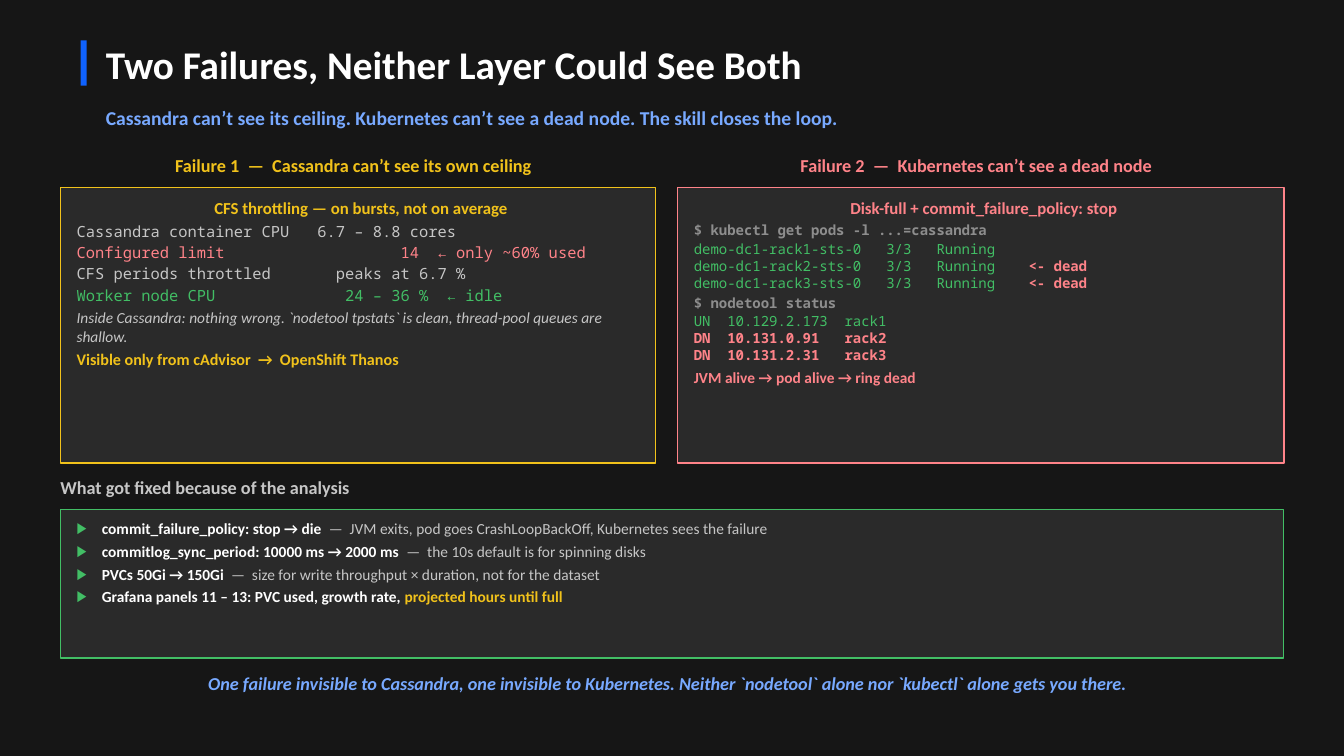
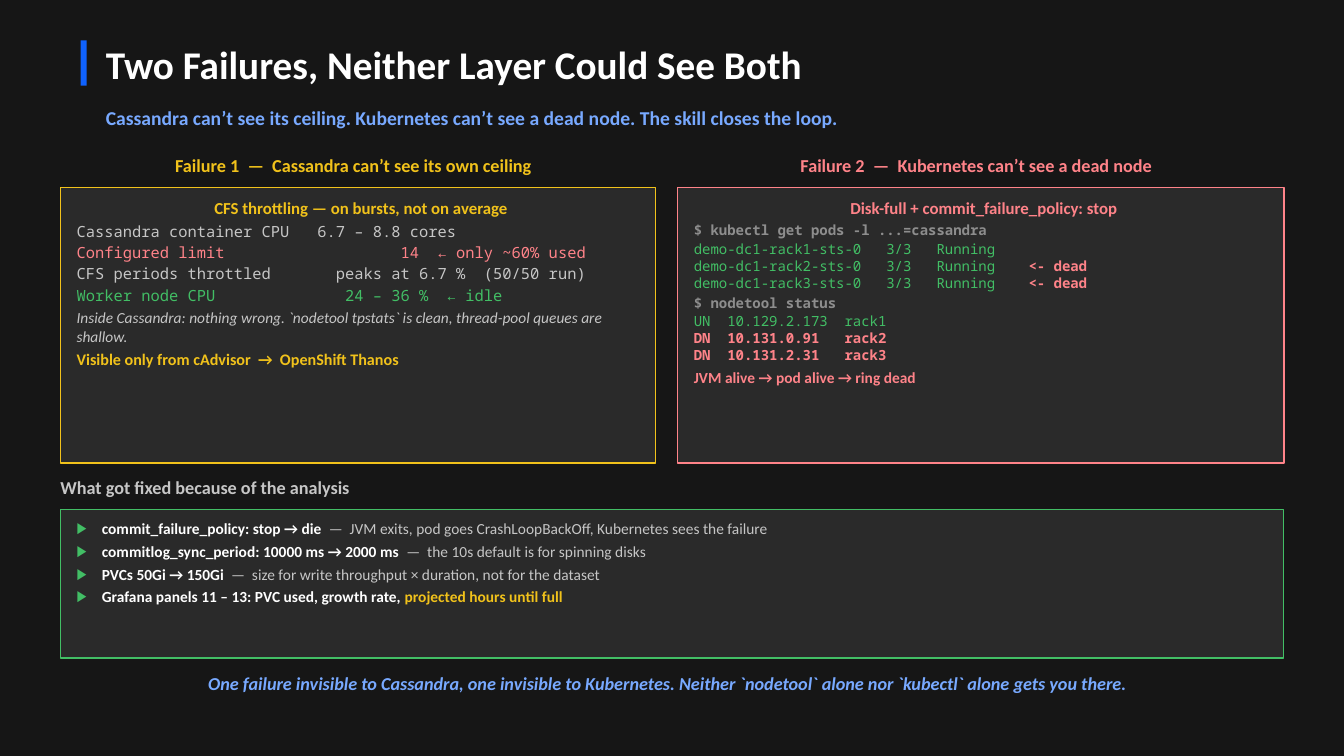
Before and after one commit to jamesc127/k8ssandra-mcp-workshop, a slide deck: slide 17 of k8ssandra-reference-architecture.pptx. Drawn at 1344x756 pixels with LibreOffice and Linux fonts; fonts in the diff are those of the drawing. Boxes give left, top, right and bottom in pixels: in the first picture for what was removed or moved away, otherwise in the second. Text is boxed around its words. In the diff, an @@ line names an element or a change of style, - is before the commit and + after.

```diff
--- a/k8ssandra-reference-architecture.pptx
+++ b/k8ssandra-reference-architecture.pptx
@@ text in rectangle at (x1=77, y1=267, x2=586, y2=283): text changed @@
-CFS periods throttled peaks at 6.7 %
+CFS periods throttled peaks at 6.7 % (50/50 run)
```
Also in this commit, not shown: 13 other slides changed, 1 slide removed.
